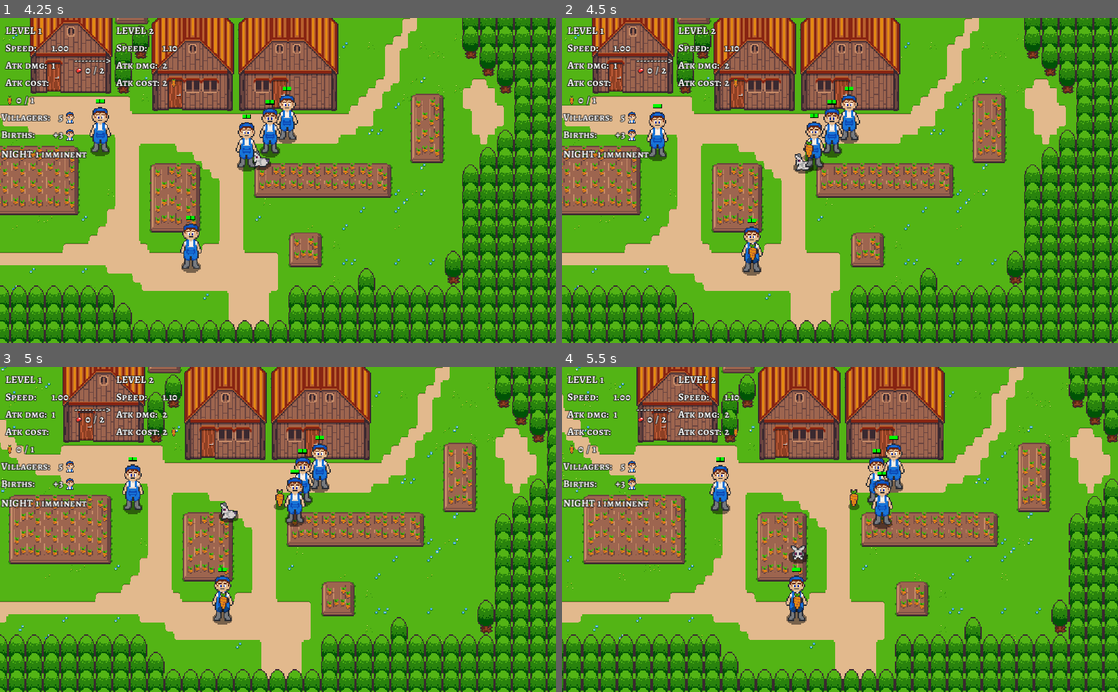
Above: before the commit, frames 1-4 (two rows, left to right).
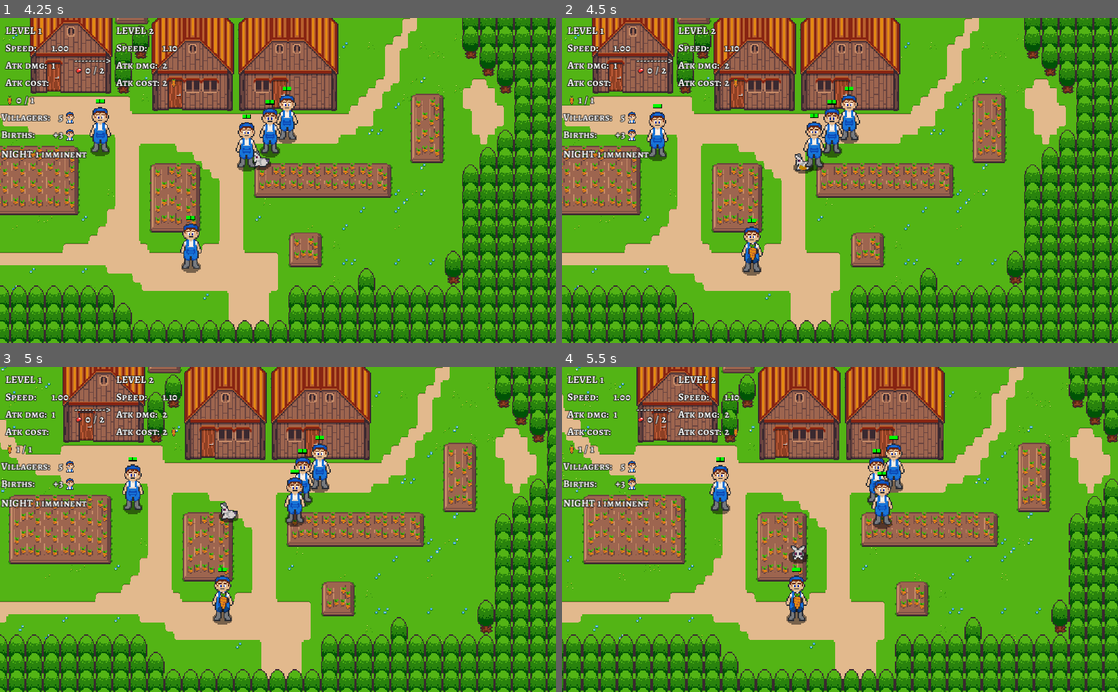
Above: after the commit, the same moments.

Repository: axerosh/rabbit-rampage
Game: Godot game, scene res://level2.tscn
Same seed, same stepped clock (60 frames per second), same inputs: the game is played once before the commit and once after it.
Inputs:
- Up to frame 1 (4.25 s): tap Enter at 0.5 s; hold D (move_right) 0.53-1.28 s; tap Space (attack) every 0.75 s from 0.6 to 3.6 s; hold S (move_down) 1.28-2.03 s; hold D (move_right) 2.03-2.78 s; hold W (move_up) 2.78-3.53 s; hold A (move_left) from 3.53 s (still down)
- Up to frame 2 (4.5 s): keep holding A (move_left); tap Space (attack) at 4.35 s
- Up to frame 3 (5 s): keep holding A (move_left)
- Up to frame 4 (5.5 s): release A (move_left) at 5.03 s; hold S (move_down) from 5.03 s (still down); tap Space (attack) at 5.1 s

Frame 1 is identical in both runs. In frame 2, 0.2% of the frame differs, in the area x 2-46%, y 23-47%; in frame 3, 0.2%; in frame 4, 0.2%.

Commit message:
Make rabbit fade to black at night again

Diff:
--- a/rabbit/Rabbit.tscn
+++ b/rabbit/Rabbit.tscn
@@ -28,7 +28,7 @@
 "times": PoolRealArray( 0, 1, 4.5, 5.5, 6.5, 9.5 ),
 "transitions": PoolRealArray( 1, 1, 1, 1, 1, 1 ),
 "update": 0,
-"values": [ Color( 0.454902, 0.333333, 0.054902, 0.313726 ), Color( 0.533333, 0.270588, 0.0117647, 0 ), Color( 0.32549, 0.156863, 0.65098, 0 ), Color( 0.184314, 0.0901961, 0.368627, 0.85098 ), Color( 0.0313726, 0.027451, 0.0352941, 0.980392 ), Color( 0.0313726, 0.027451, 0.0352941, 0.980392 ) ]
+"values": [ Color( 0.454902, 0.333333, 0.054902, 0.313726 ), Color( 0.533333, 0.270588, 0.0117647, 0 ), Color( 0.32549, 0.156863, 0.65098, 0 ), Color( 0.184314, 0.0901961, 0.368627, 0.85098 ), Color( 0.0705882, 0.0588235, 0.0784314, 0.941176 ), Color( 0.0705882, 0.0588235, 0.0784314, 0.941176 ) ]
 }
 tracks/1/type = "method"
 tracks/1/path = NodePath(".")
@@ -49,7 +49,6 @@
 }
 
 [sub_resource type="CircleShape2D" id=3]
-radius = 7.51665
 
 [sub_resource type="CapsuleShape2D" id=4]
 radius = 6.0
@@ -89,10 +88,10 @@
 tracks/0/imported = false
 tracks/0/enabled = true
 tracks/0/keys = {
-"times": PoolRealArray( 0, 0.5 ),
+"times": PoolRealArray( 0, 1 ),
 "transitions": PoolRealArray( 1, 1 ),
 "update": 0,
-"values": [ Color( 1, 1, 1, 1 ), Color( 0.227451, 0.0588235, 0.239216, 1 ) ]
+"values": [ Color( 1, 1, 1, 1 ), Color( 0.117647, 0.054902, 0.168627, 1 ) ]
 }
 
 [sub_resource type="Animation" id=10]
@@ -104,10 +103,10 @@
 tracks/0/imported = false
 tracks/0/enabled = true
 tracks/0/keys = {
-"times": PoolRealArray( 0, 0.5 ),
+"times": PoolRealArray( 0, 1 ),
 "transitions": PoolRealArray( 1, 1 ),
 "update": 0,
-"values": [ Color( 0.227451, 0.0588235, 0.239216, 1 ), Color( 1, 1, 1, 1 ) ]
+"values": [ Color( 0.117647, 0.054902, 0.168627, 1 ), Color( 1, 1, 1, 1 ) ]
 }
 
 [node name="Rabbit" type="KinematicBody2D"]
